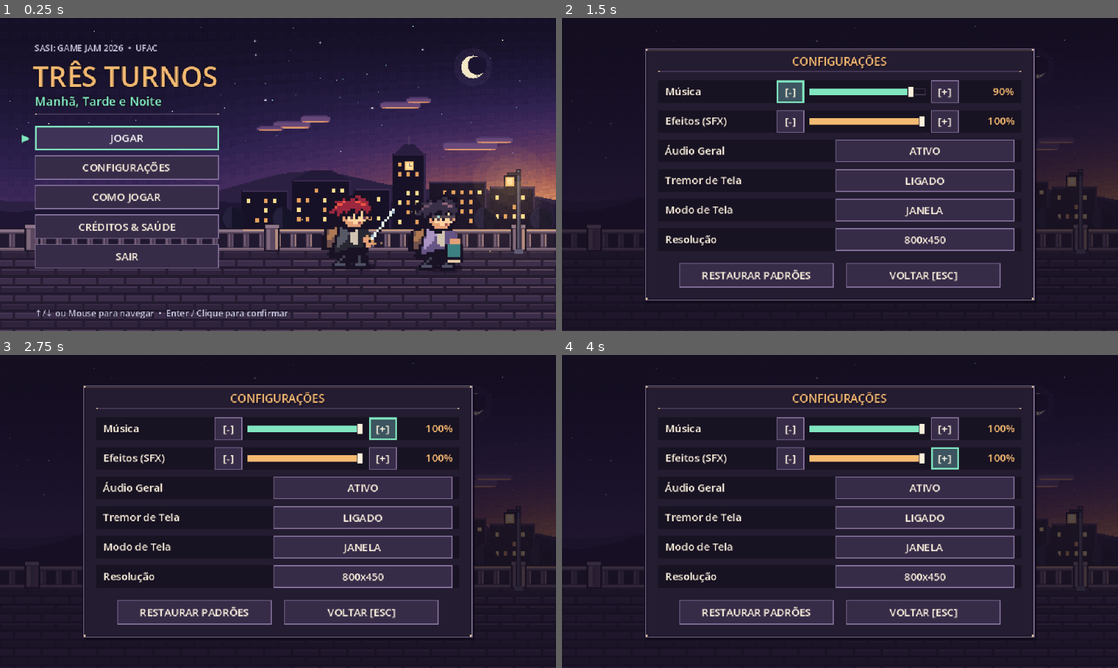
Above: before the commit, frames 1-4 (two rows, left to right).
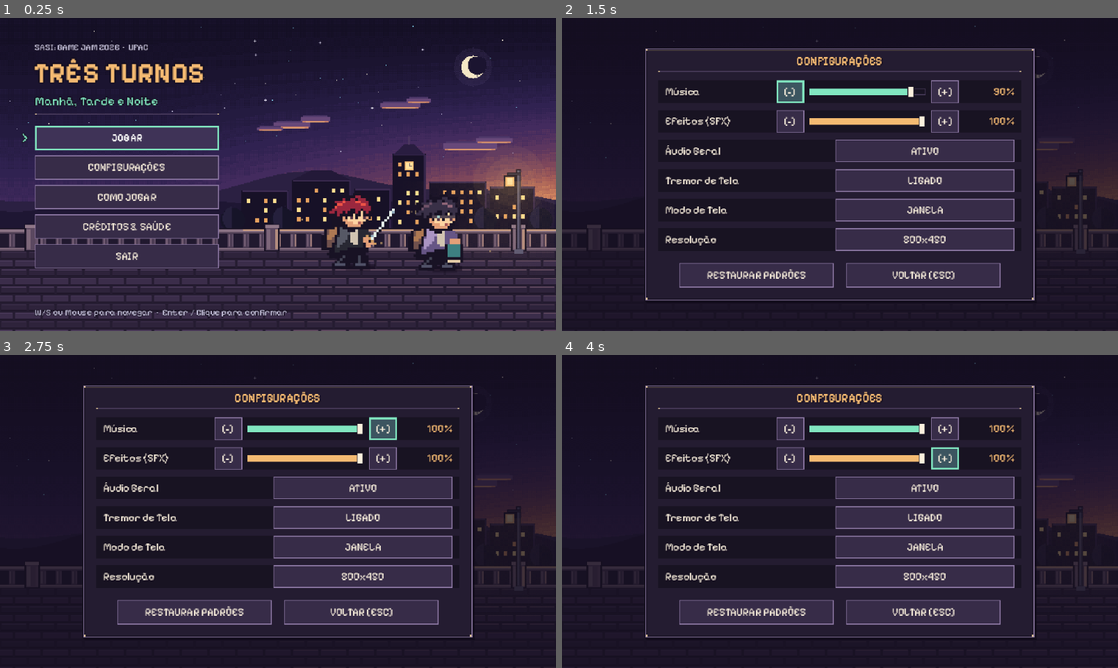
Above: after the commit, the same moments.

Repository: Honorato1337/sasi-game-jam-2026
Game: Godot game, scene res://scenes/levels/arena.tscn
Two runs of this game, one before a commit and one after it. Both use one fixed random seed, a clock stepped at 60 frames per second and the inputs below.
Inputs:
- Up to frame 1 (0.25 s): no input
- Up to frame 2 (1.5 s): click "CONFIGURAÇÕES" at 0.5 s; click "[-]" at 1.25 s
- Up to frame 3 (2.75 s): click "[+]" at 2 s
- Up to frame 4 (4 s): click "[-]" at 2.75 s; click "[+]" at 3.5 s

The runs differ from the first frame. In frame 1, 3.7% of the frame differs, in the area x 3-52%, y 8-96%; in frame 2, 2.8%; in frame 3, 2.8%; in frame 4, 2.8%.

Commit message:
style: apply Pixelify Sans font globally and credit OFL-1.1 license

Diff:
--- a/sasi-game-jam-2026/project.godot
+++ b/sasi-game-jam-2026/project.godot
@@ -33,6 +33,10 @@
 
 3d/physics_engine="Jolt Physics"
 
+[gui]
+
+theme/custom_font="res://assets/fonts/PixelifySans-Regular.ttf"
+
 [rendering]
 
 textures/canvas_textures/default_texture_filter=0
--- a/sasi-game-jam-2026/scenes/ui/hud.gd
+++ b/sasi-game-jam-2026/scenes/ui/hud.gd
@@ -43,9 +43,9 @@
 	var vitals: Panel = Retro.panel(self, Rect2(8, 8, 192, 82), true)
 	for index: int in range(NAMES.size()):
 		var y: int = 6 + index * 14
-		_names.append(Retro.label(vitals, Rect2(8, y, 88, 14), NAMES[index], 9, COLORS[index]))
-		_meters.append(Retro.meter(vitals, Rect2(98, y + 4, 86, 6), COLORS[index]))
-	_alert = Retro.label(vitals, Rect2(8, 63, 176, 13), "", 9, Color("#ff9aab"))
+		_names.append(Retro.label(vitals, Rect2(8, y, 90, 14), NAMES[index], 10, COLORS[index]))
+		_meters.append(Retro.meter(vitals, Rect2(100, y + 4, 84, 6), COLORS[index]))
+	_alert = Retro.label(vitals, Rect2(8, 63, 176, 13), "", 10, Color("#ff9aab"))
 
 	var info: Panel = Retro.panel(self, Rect2(404, 8, 228, 72), true)
 	_room = Retro.label(info, Rect2(9, 6, 210, 14), "", 10, Retro.CREAM)
--- a/sasi-game-jam-2026/scenes/ui/retro_window.gd
+++ b/sasi-game-jam-2026/scenes/ui/retro_window.gd
@@ -1,4 +1,7 @@
 extends RefCounted
+
+const FONT_REGULAR: Font = preload("res://assets/fonts/PixelifySans-Regular.ttf")
+const FONT_BOLD: Font = preload("res://assets/fonts/PixelifySans-Bold.ttf")
 
 const INK: Color = Color("#181322")
 const CREAM: Color = Color("#faf0dd")
@@ -91,7 +94,9 @@
 static func window(parent: Node, rect: Rect2, caption: String = "") -> Panel:
 	var frame: Panel = panel(parent, rect, false, false)
 	if not caption.is_empty():
-		label(frame, Rect2(12, 7, rect.size.x - 24, 18), caption, 13, GOLD, HORIZONTAL_ALIGNMENT_CENTER)
+		var header: Label = label(frame, Rect2(12, 7, rect.size.x - 24, 18), caption, 13, GOLD,
+				HORIZONTAL_ALIGNMENT_CENTER)
+		header.add_theme_font_override(&"font", FONT_BOLD)
 		divider(frame, Rect2(16, 27, rect.size.x - 32, 1))
 	return frame
 
--- a/sasi-game-jam-2026/scenes/ui/title_end_screens.gd
+++ b/sasi-game-jam-2026/scenes/ui/title_end_screens.gd
@@ -89,7 +89,8 @@
 
 	_outlined_label(_title_window, Rect2(40, 26, 240, 16), "SASI: GAME JAM 2026  •  UFAC",
 			10, Retro.MUTED, 3)
-	_outlined_label(_title_window, Rect2(38, 44, 290, 40), "TRÊS TURNOS", 32, Retro.GOLD, 6)
+	var hero: Label = _outlined_label(_title_window, Rect2(38, 44, 290, 40), "TRÊS TURNOS", 32, Retro.GOLD, 6)
+	hero.add_theme_font_override(&"font", Retro.FONT_BOLD)
 	_outlined_label(_title_window, Rect2(40, 86, 250, 20), "Manhã, Tarde e Noite",
 			14, Retro.MINT, 4)
 	Retro.divider(_title_window, Rect2(40, 110, 212, 1))
@@ -97,6 +98,7 @@
 	var play: Button = _action(_title_window, Rect2(40, 124, 212, 28), "JOGAR",
 			GameManager.start_new_run)
 	play.add_theme_stylebox_override(&"normal", Retro.style(Color("#3f3357"), Retro.GOLD, 1))
+	play.add_theme_font_override(&"font", Retro.FONT_BOLD)
 
 	var settings: Button = _action(_title_window, Rect2(40, 158, 212, 28), "CONFIGURAÇÕES")
 	settings.pressed.connect(_open_subwindow.bind(_settings_window, settings))
@@ -110,9 +112,10 @@
 	if not OS.has_feature("web"):
 		_quit_button = _action(_title_window, Rect2(40, 260, 212, 28), "SAIR", get_tree().quit)
 
-	_cursor = _outlined_label(_title_window, Rect2(24, 124, 14, 28), "▶", 12, Retro.MINT, 3)
-	_outlined_label(_title_window, Rect2(40, 330, 320, 18),
-			"↑/↓ ou Mouse para navegar  •  Enter / Clique para confirmar", 10, Retro.MUTED, 3)
+	_cursor = _outlined_label(_title_window, Rect2(24, 124, 14, 28), ">", 12, Retro.MINT, 3)
+	_cursor.add_theme_font_override(&"font", Retro.FONT_BOLD)
+	_outlined_label(_title_window, Rect2(40, 330, 340, 18),
+			"W/S ou Mouse para navegar  •  Enter / Clique para confirmar", 10, Retro.MUTED, 3)
 
 
 func _character_actor(parent: Control, rect: Rect2, sheet: Texture2D, frame_count: int,
@@ -287,6 +290,7 @@
 	_end_caption = _centered(_end_window, 8, 16, "", 11, Retro.MINT)
 	Retro.divider(_end_window, Rect2(16, 27, WINDOW_WIDTH - 32, 1))
 	_end_heading = _centered(_end_window, 35, 35, "", 24, Retro.MINT)
+	_end_heading.add_theme_font_override(&"font", Retro.FONT_BOLD)
 	_end_message = _centered(_end_window, 74, 40, "", 13, Retro.CREAM)
 	var stats_box: Panel = Panel.new()
 	stats_box.mouse_filter = Control.MOUSE_FILTER_IGNORE
Not shown, added: sasi-game-jam-2026/assets/fonts/OFL.txt
Binary file added: sasi-game-jam-2026/assets/fonts/PixelifySans-Bold.ttf
Not shown, added: sasi-game-jam-2026/assets/fonts/PixelifySans-Bold.ttf.import
Binary file added: sasi-game-jam-2026/assets/fonts/PixelifySans-Regular.ttf
Not shown, added: sasi-game-jam-2026/assets/fonts/PixelifySans-Regular.ttf.import
Not shown, changed: CREDITS_AND_AI.md
Not shown, changed: TASKS.md
